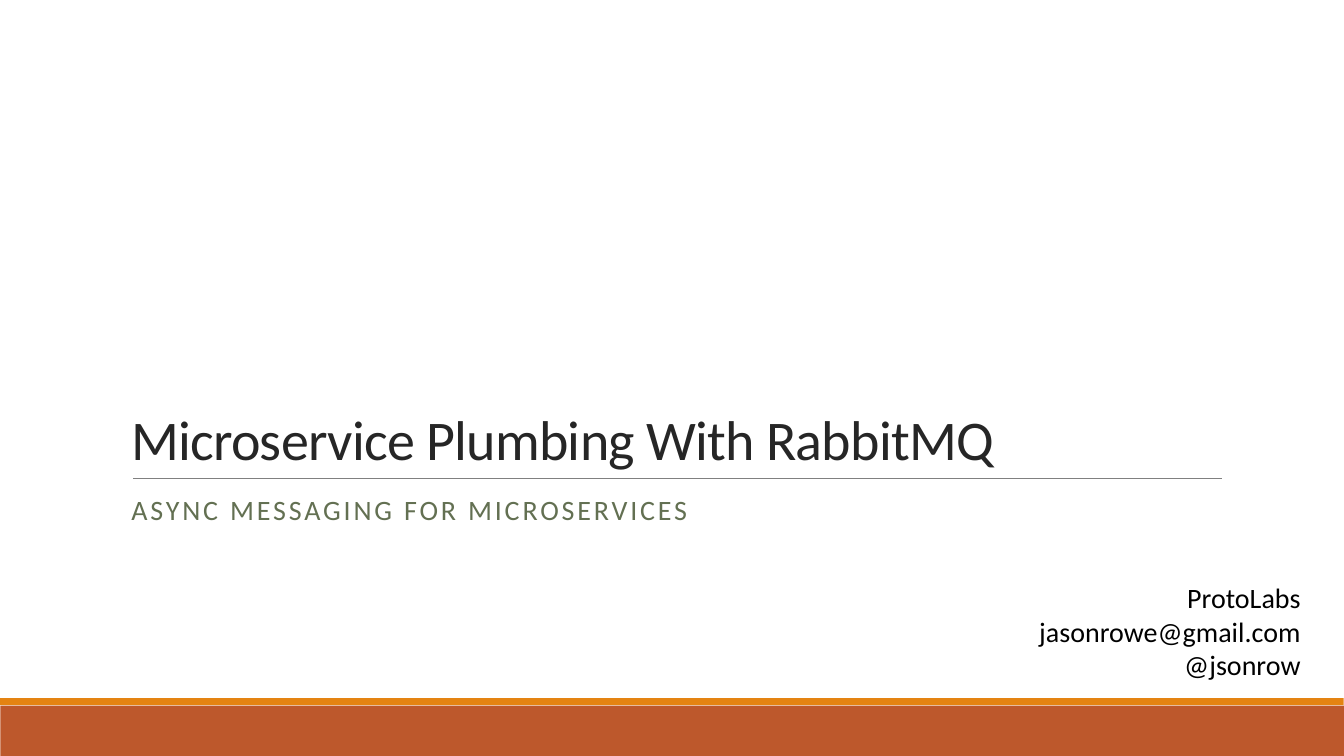
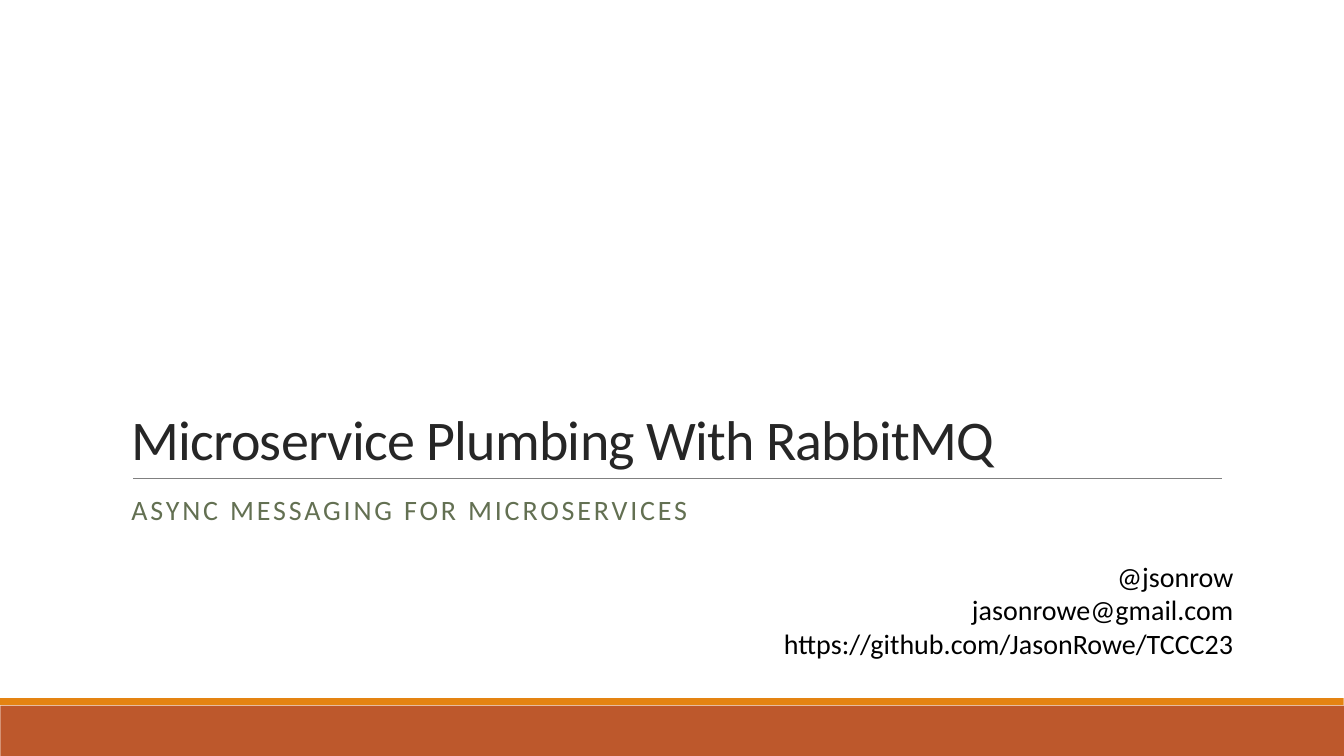
Before and after one commit to JasonRowe/TCCC23, a slide deck: slide 1 of Microservice_plumbing_with_RabbitMQ.pptx. Drawn at 1344x756 pixels with LibreOffice and Linux fonts; fonts in the diff are those of the drawing. Boxes give left, top, right and bottom in pixels: in the first picture for what was removed or moved away, otherwise in the second. Text is boxed around its words. In the diff, an @@ line names an element or a change of style, - is before the commit and + after.

```diff
--- a/Microservice_plumbing_with_RabbitMQ.pptx
+++ b/Microservice_plumbing_with_RabbitMQ.pptx
@@ text at (x1=784, y1=567, x2=1233, y2=659): text changed @@
-ProtoLabs
-jasonrowe@gmail.com
-@jsonrow
+@jsonrow
+jasonrowe@gmail.com
+https://github.com/JasonRowe/TCCC23
```
Also in this commit, not shown: 1 other slide changed, 2 slides removed, 6 other files.
